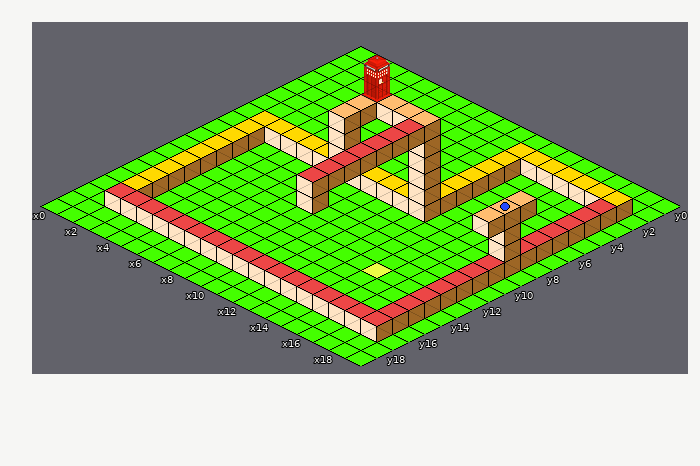
An edit to a level. Tiled map (JSON), src/res/maps/level2.json. Above is the file before it was changed.
Cells are 32x16 px. Isometric: x runs down to the right, y down to the left. Shown: x 0..19, y 0..19.
New version:
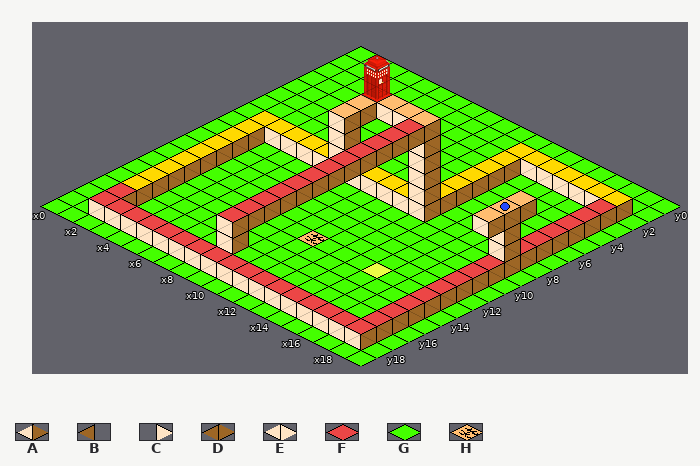
Key: from "tileset": A 2, B 3, C 5, D 7, E 8, F 33, G 240, H 241.
_ is an empty cell, . an unchanged one.
Diff:
--- layer "ground"
@@ x 8..8 @@
-11 H
+11 G
@@ x 10..10 @@
-13 G
+13 H
@@ x 2..18 @@
-16 ......G..........
-17 .HHHHHHHHHHHHHHH.
-18 GGGGGGGGGGGGGGGGG
+16 ......H..........
+17 .GGGGGGGGGGGGGGG.
+18 HHHHHHHHHHHHHHHHH
--- layer "bricks"
@@ x 1..18 @@
-16 .FFFFFFFFFFFFFFF..
-17 CEEEEEEEEEEEEEEEEA
-18 __________________
+16 .D______________..
+17 FFFFFFFFFFFFFFFFFD
+18 CEEEEEEEEEEEEEEEEA
--- layer "red_layer"
@@ x 6..8 @@
-10 CAB
-11 _CA
-12 __.
-13 __.
-14 __.
-15 ___
-16 .__
+10 FD_
+11 FD_
+12 FD.
+13 FD.
+14 FD.
+15 CAB
+16 .CA
Pixel boxes of the changes (left, top, right, bottom) in both pictures:
changed: (88, 175, 376, 350)
